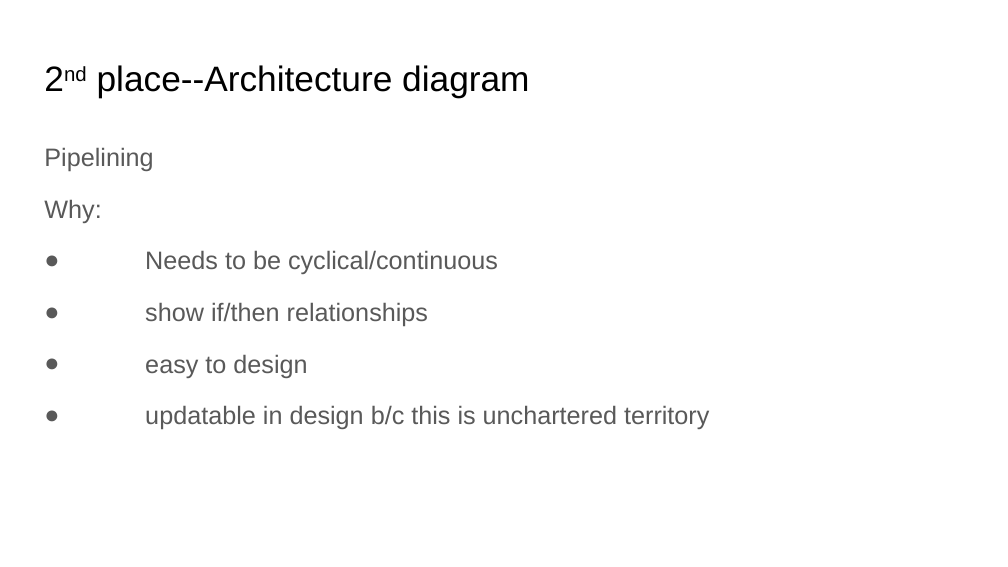
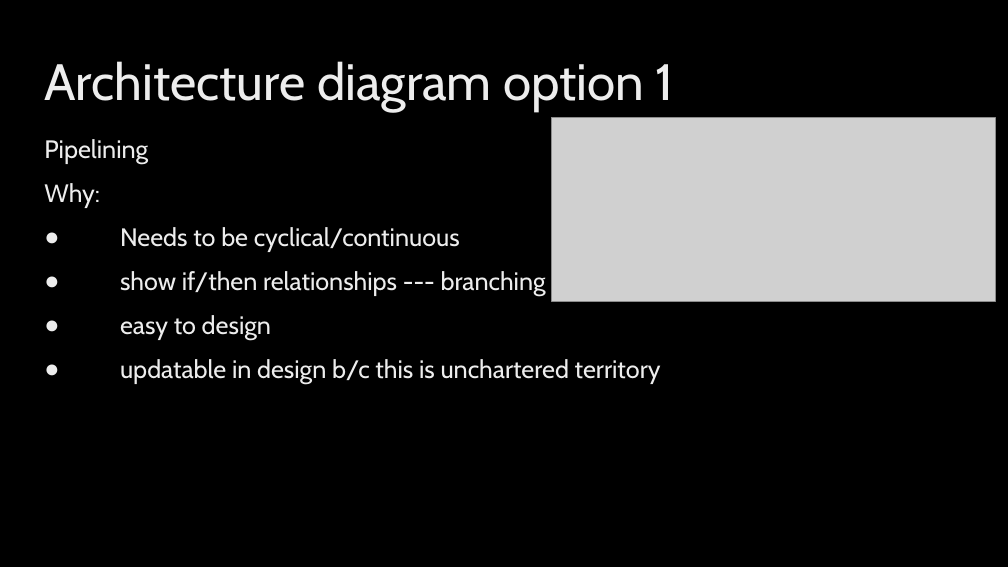
Before and after one commit to N3rdGirl-365/NotificationCentral, a slide deck: slide 4 of Notification Central Arch Pres.pptx (slide 3 before the commit). Drawn at 1008x567 pixels with LibreOffice and Linux fonts; fonts in the diff are those of the drawing; grey boxes stand for pictures; background and template pictures are left out. Boxes give left, top, right and bottom in pixels: in the first picture for what was removed or moved away, otherwise in the second. Text is boxed around its words. In the diff, an @@ line names an element or a change of style, - is before the commit and + after.

Commit message:
presentation and csv things

```diff
--- a/Notification Central Arch Pres.pptx
+++ b/Notification Central Arch Pres.pptx
@@ background #FFFFFF to picture (left out) @@
@@ title at <box>44,61,674,111</box>: text changed; size 25.2 to 36.5 pt; font Arial to Cabin; text colour #000000 to gradient #BFBFBF to #EDEDED to #FFFFFF @@
-2nd place--Architecture diagram
+Architecture diagram option 1
@@ picture added at <box>551,118,995,301</box> @@
@@ text at <box>44,139,661,385</box>: font Arial to Cabin, text colour #595959 to gradient #BFBFBF to #EDEDED to #FFFFFF in "Pipelining", "Why:", "Needs to be cyclical/continuous", "easy to design" and 1 more places; line spacing 1.15 to 0.9 @@
@@ text at <box>120,271,546,297</box>: text changed; font Arial to Cabin; text colour #595959 to gradient #BFBFBF to #EDEDED to #FFFFFF @@
-● show if/then relationships
+● show if/then relationships --- branching
```
Also in this commit, not shown: 2 other slides changed, 4 slides added, 5 slides removed, 6 other files.
